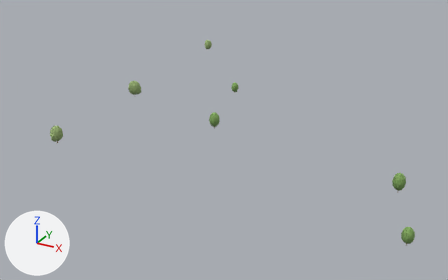
A saved change to the glTF model viewer/districts/2030-haven/chunks/c_3_12.glb.
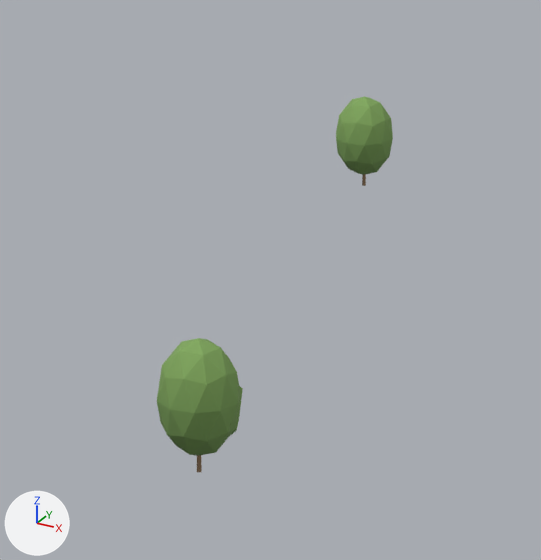
The first picture shows the older version from a 50 mm lens placed at (1046.0, 2871.0, 145.0), pointed at (870.0, 3190.0, -14.0). The close-ups show the older and then the newer version on the part from 42% to 57% of the width and 25% to 50% of the height of that picture. Only the edits that show in the close-ups are written down. The axes (+X, +Y, +Z) are drawn at lower left. The lights are the same throughout. Vertices at exactly the same position are counted once.

The first close-up shows 'tree_round_0.001', 'tree_round_0.003'.
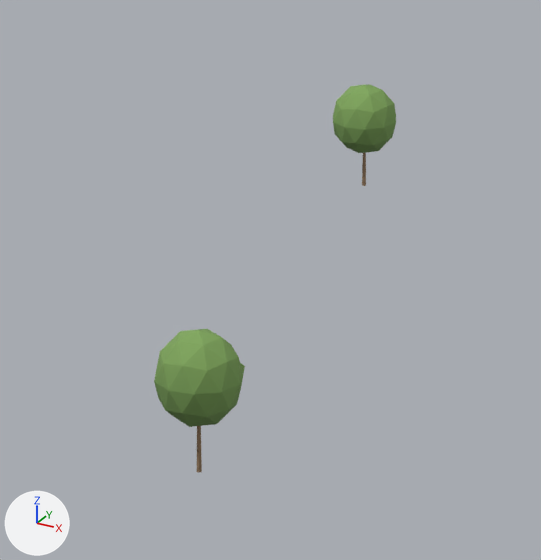
Where the change shows, as pixel boxes [x1, y1, x2, y2] in the close-ups (541 x 560 px; the box of a moved part takes in the faces that stretch with it):
'tree_round_0.001', reshaped, moved, rescaled (7% taller): before [157, 338, 243, 472]; after [154, 329, 245, 472]
'tree_round_0.003', reshaped, moved, rescaled (10% wider, 13% taller): before [336, 96, 393, 186]; after [333, 84, 396, 186]
part 1 of me_tree_round_0, moved or reshaped: before [157, 96, 393, 455]; after [154, 84, 396, 427]
part 2 of me_tree_round_0, moved or reshaped (mostly hidden): before [230, 386, 243, 436]; after [238, 363, 245, 399]
part 3 of me_tree_round_0, moved or reshaped (mostly hidden): before [197, 174, 366, 472]; after [197, 153, 366, 472]

What changed in the scene script:
```text
Change me_tree_round_0:
    used by ob_tree_round_0_001; parent = ob_trees_3_12_0; location = (-133.6, 71.81, 5.375); rotation_euler = (0.0, 0.0, 0.421), in degrees (0, 0, 24); scale = (4.6, 4.6, 5.38)
    before: 7 (-0.01, 0.03, 0.06), 8 (0.01, 0.02, 0.06), 14 (0.01, -0.02, 0.06), 20 (-0.01, -0.03, 0.06), 27 (-0.04, -0.02, 0.06)
    before: 29 (-0.04, 0.02, 0.06)
    remove me_tree_round_0.from_pydata(...)  # 66 vertices, 120 faces; spans x -0.68..0.68, y -0.7..0.7, z -1.0..1.0
    add me_tree_round_0.from_pydata(...)  # 66 vertices, 120 faces; spans x -0.67..0.67, y -0.69..0.69, z -1.0..1.0
    me_tree_round_0 part 1: the loose piece of 42 vertices spanning x -0.68..0.65, y -0.7..0.7, z -0.76..1.0 is scaled about its middle by (0.989, 0.989, 0.767), then moved by (0.0, 0.0, 0.21)
    me_tree_round_0 part 2: the loose piece of 12 vertices spanning x -0.17..0.68, y -0.13..0.68, z -0.72..0.52 is scaled about its middle by (0.989, 0.989, 0.712), then moved by (0.0, 0.0, 0.32)
    me_tree_round_0 part 3
    add for i in [7, 8, 14, 20, 27, 29]: me_tree_round_0.vertices[i].co += Vector((0.0, 0.0, -0.35))
Change ob_tree_round_0_001:
    ob_tree_round_0_001.location: (-133.6, 71.81, 5.375) -> (-133.6, 71.81, 5.721)
    ob_tree_round_0_001.scale: (4.6, 4.6, 5.38) -> (4.9, 4.9, 5.72)
Change ob_tree_round_0_003:
    ob_tree_round_0_003.location: (-153.1, 135.1, 4.065) -> (-153.1, 135.1, 4.604)
    ob_tree_round_0_003.scale: (3.69, 3.69, 4.07) -> (4.16, 4.16, 4.6)
```
